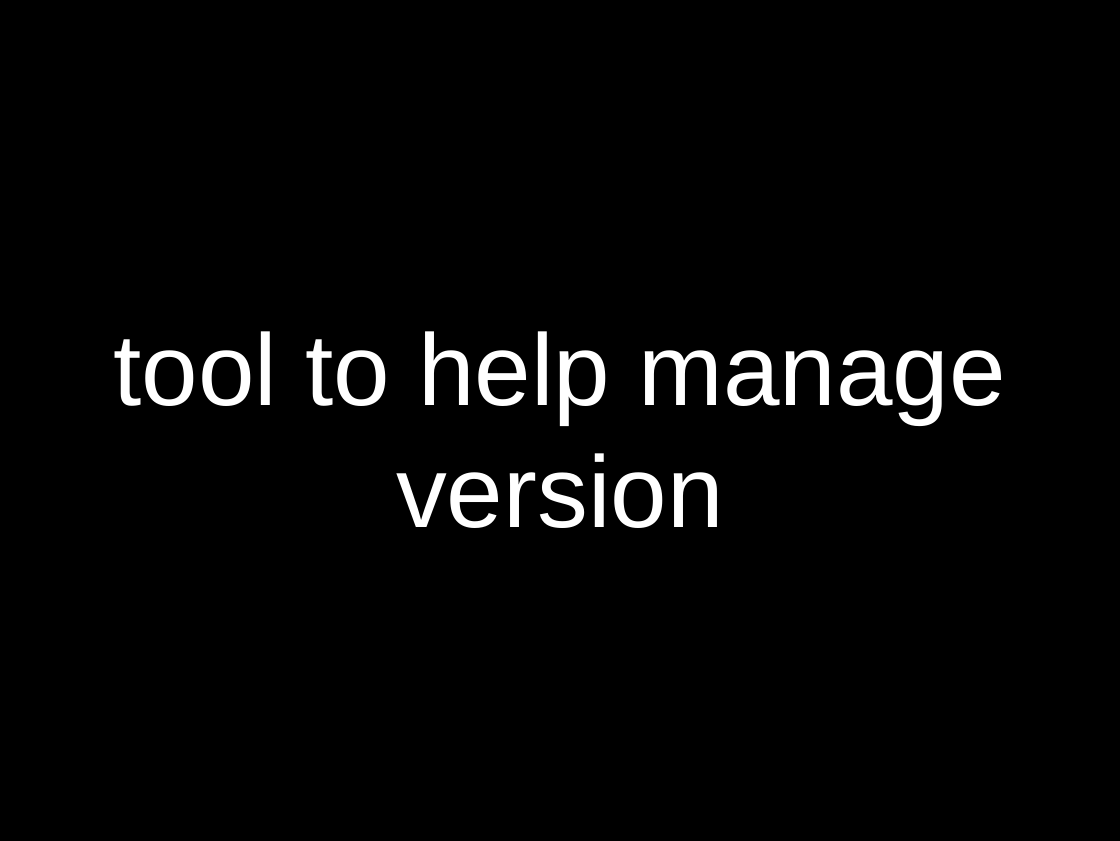
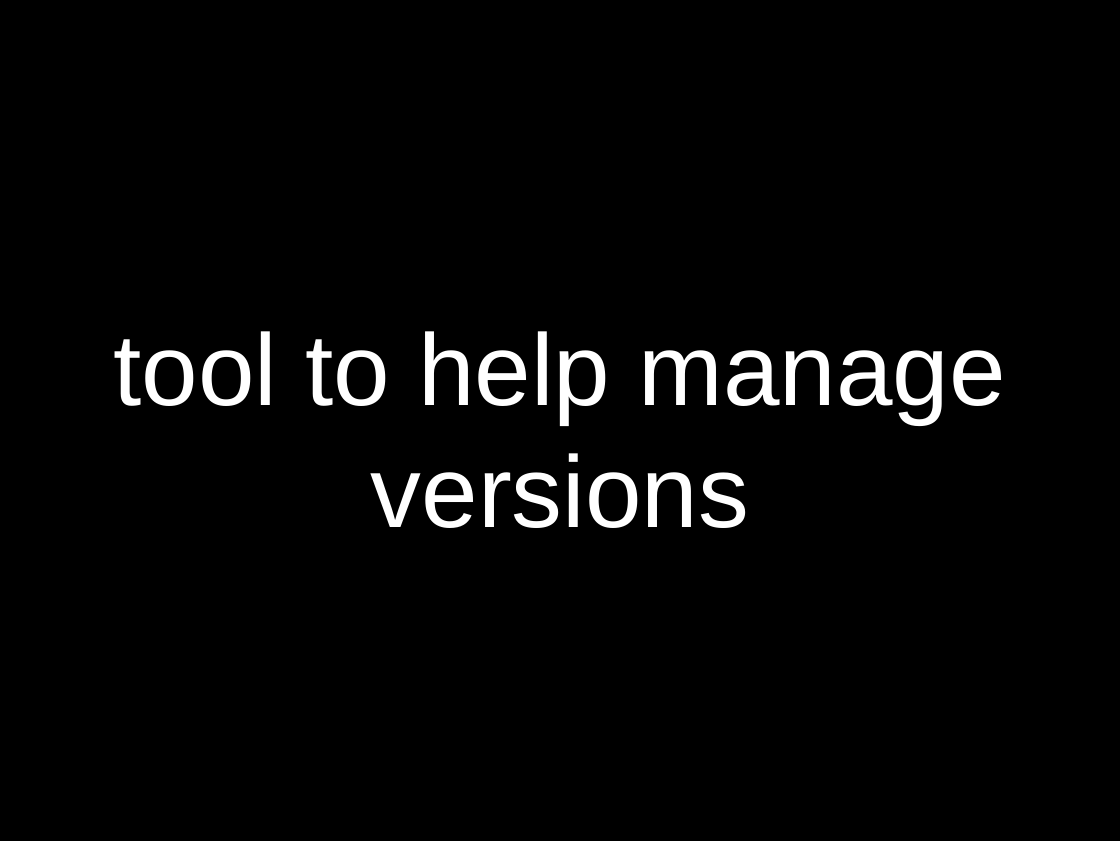
Before and after one commit to sneakin/git-presentation, a slide deck: slide 3 of slides.odp. Drawn at 1120x841 pixels with LibreOffice and Linux fonts; fonts in the diff are those of the drawing. Boxes give left, top, right and bottom in pixels: in the first picture for what was removed or moved away, otherwise in the second. Text is boxed around its words. In the diff, an @@ line names an element or a change of style, - is before the commit and + after.

Commit message:
More changes.

```diff
--- a/slides.odp
+++ b/slides.odp
@@ title at <box>114,331,1005,528</box>: text changed @@
-tool to help manage version
+tool to help manage versions
```
Also in this commit, not shown: 3 other slides changed, 3 slides added, 1 slide removed.
